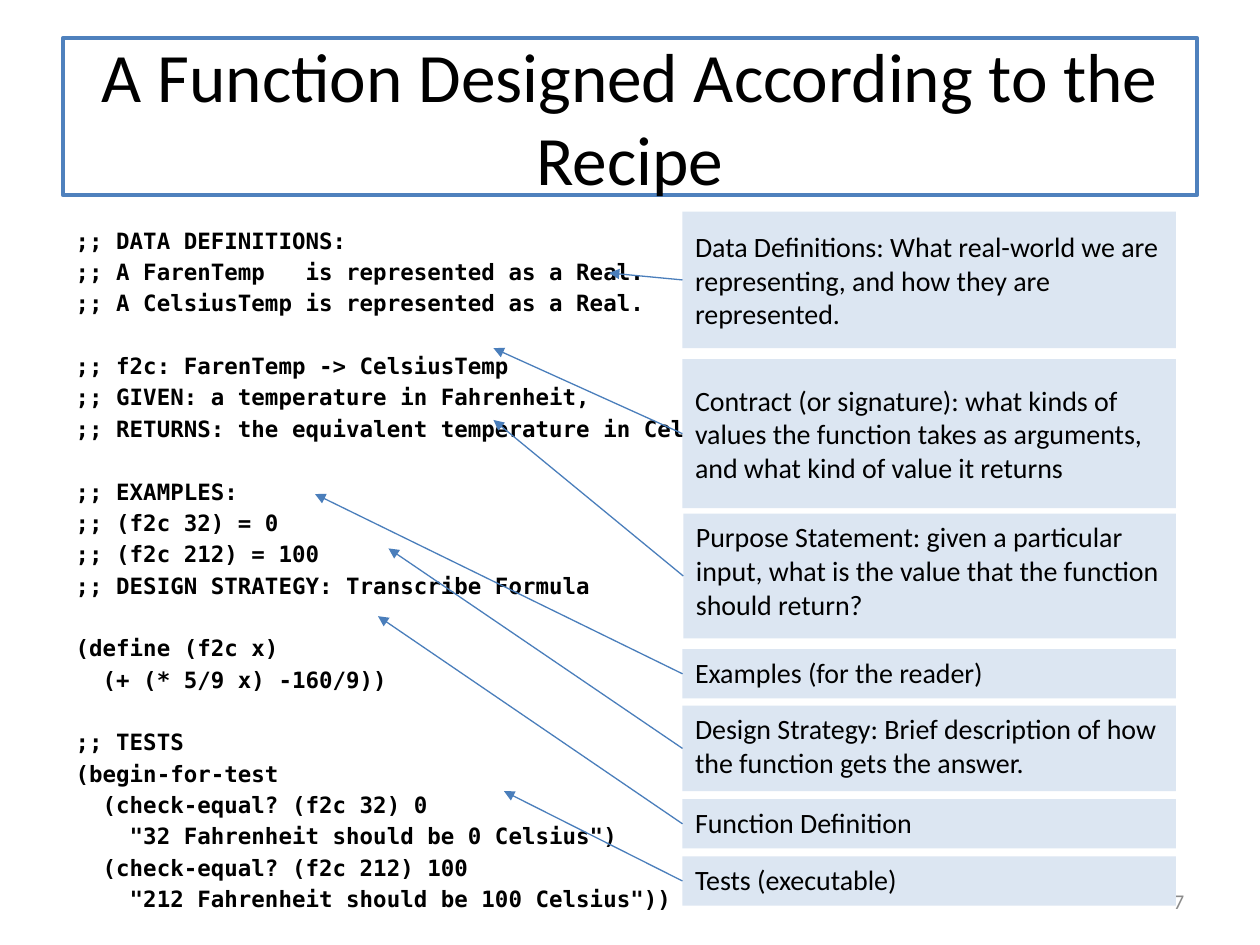
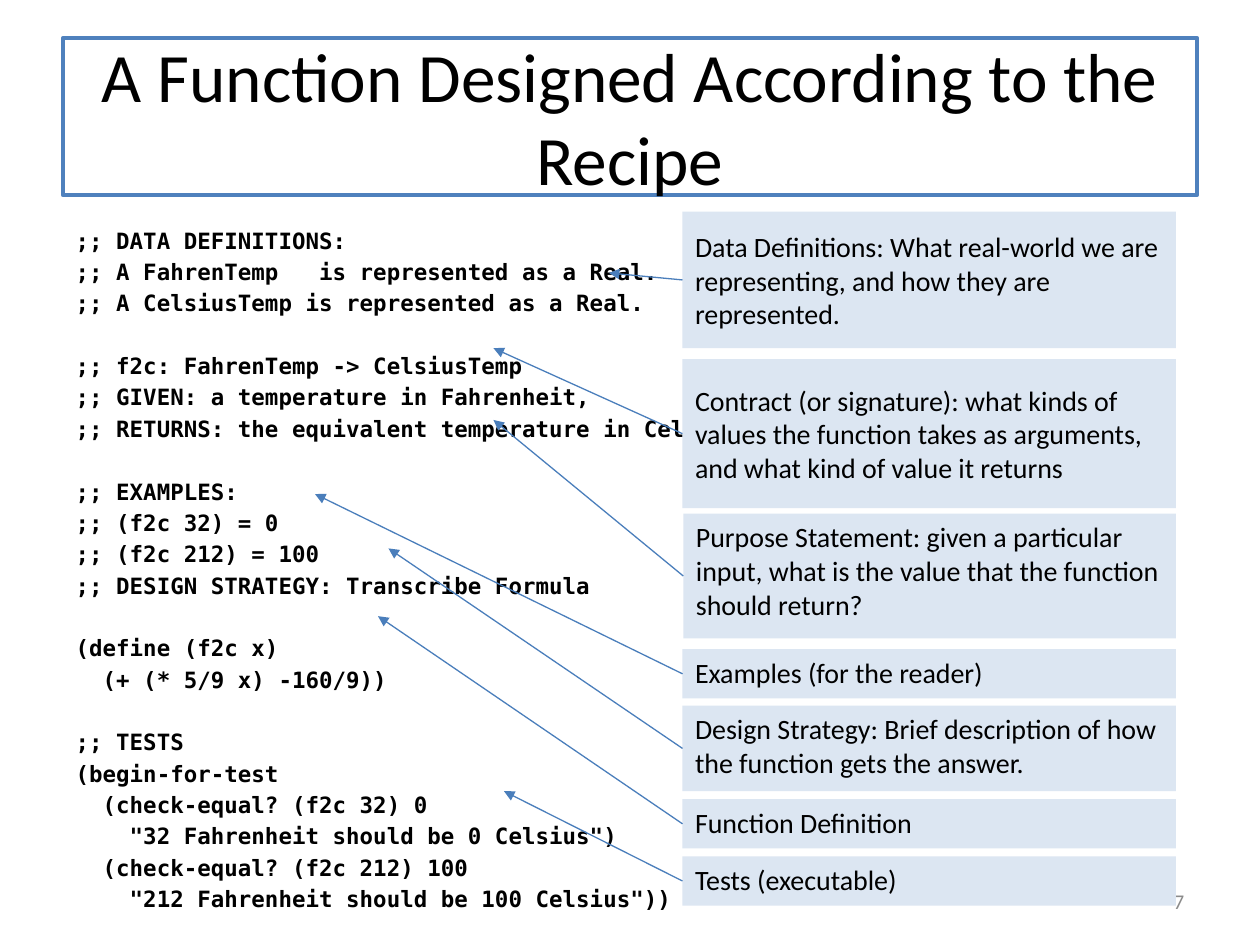
Before and after one commit to mwand/cs5010f17, a slide deck: slide 7 of Slides/Lesson 1.1 The Function Design Recipe.pptx. Drawn at 1260x945 pixels with LibreOffice and Linux fonts; fonts in the diff are those of the drawing. Boxes give left, top, right and bottom in pixels: in the first picture for what was removed or moved away, otherwise in the second. Text is boxed around its words. In the diff, an @@ line names an element or a change of style, - is before the commit and + after.

Commit message:
fixed 'Faren' in L1.1, fixed typo in L2.3

```diff
--- a/Slides/Lesson 1.1 The Function Design Recipe.pptx
+++ b/Slides/Lesson 1.1 The Function Design Recipe.pptx
@@ text at bbox=[116, 262, 658, 285]: text changed @@
-;; A FarenTemp is represented as a Real.
+;; A FahrenTemp is represented as a Real.
@@ text at bbox=[116, 356, 522, 379]: text changed @@
-;; f2c: FarenTemp -> CelsiusTemp
+;; f2c: FahrenTemp -> CelsiusTemp
```
Also in this commit, not shown: 1 other slide changed, 2 other files.
